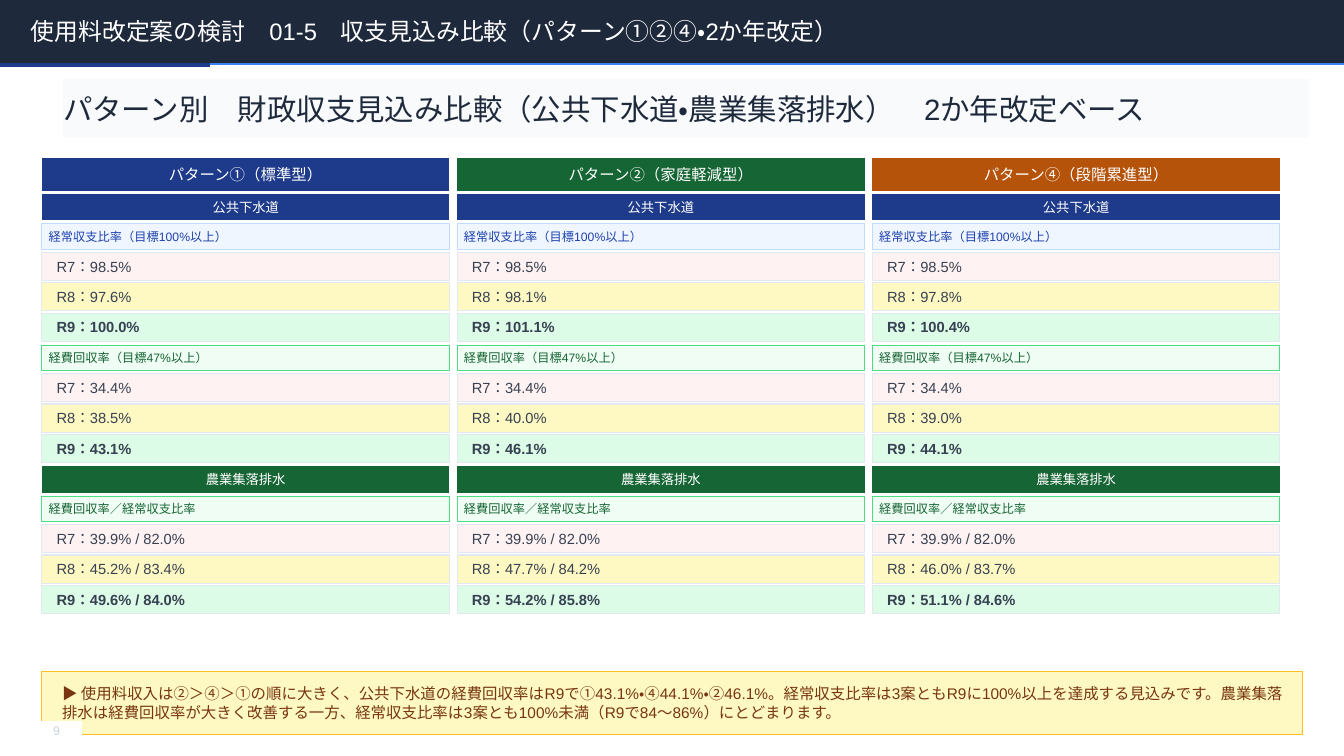
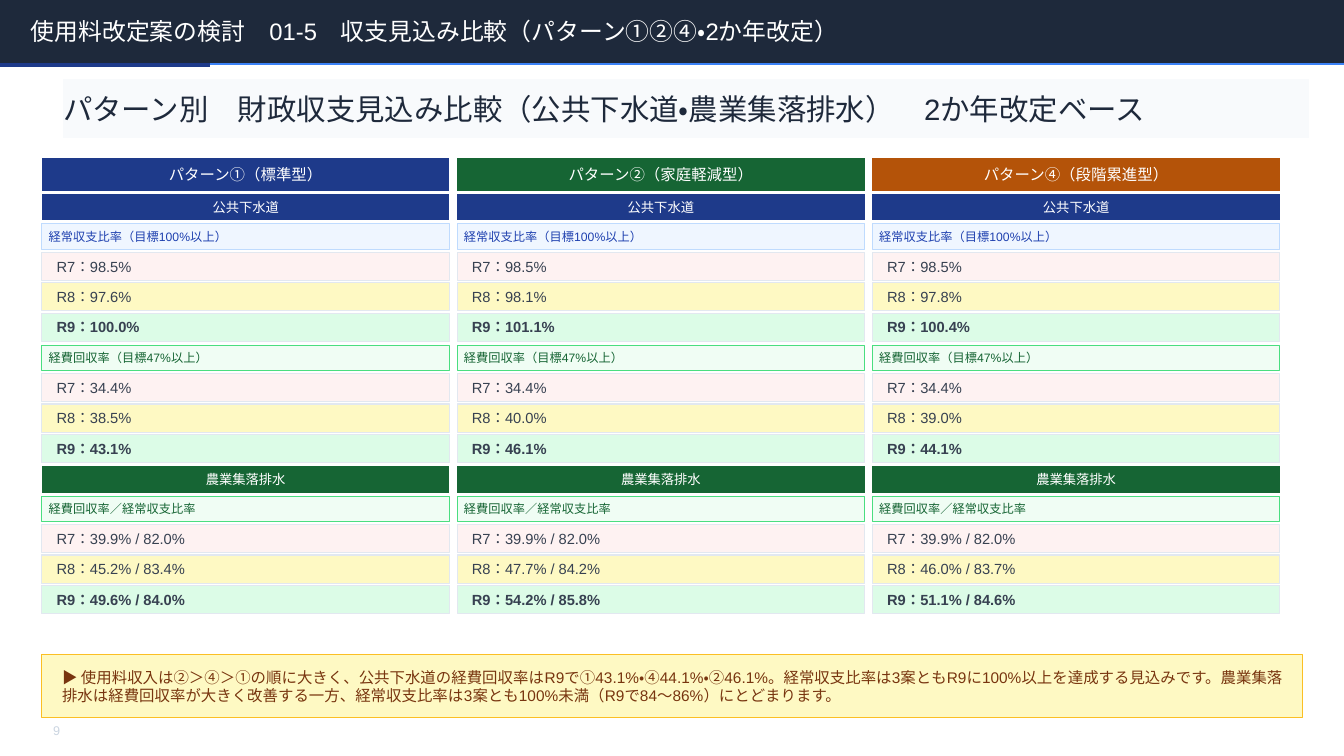
Before and after one commit to ryowakayama-gif/repository, a slide deck: slide 9 of rokko_sewage_council/output/六戸町_第2回審議会資料.pptx. Drawn at 1344x756 pixels with LibreOffice and Linux fonts; fonts in the diff are those of the drawing. Boxes give left, top, right and bottom in pixels: in the first picture for what was removed or moved away, otherwise in the second. Text is boxed around its words. In the diff, an @@ line names an element or a change of style, - is before the commit and + after.

```diff
--- a/rokko_sewage_council/output/六戸町_第2回審議会資料.pptx
+++ b/rokko_sewage_council/output/六戸町_第2回審議会資料.pptx
@@ freeform shape "▶ 使用料収入は②＞④＞①の順に大きく、公共下水道の経費回収率はR9で①43.1%・④44.1%・②46.1%。経常収支 ...": place and size @@
-freeform shape "▶ 使用料収入は②＞④＞①の順に大きく、公共下水道の経費回収率はR9で①43.1%・④44.1%・②46.1%。経常収支 ..." at (42, 671, 1303, 734)
+freeform shape "▶ 使用料収入は②＞④＞①の順に大きく、公共下水道の経費回収率はR9で①43.1%・④44.1%・②46.1%。経常収支 ..." at (42, 655, 1303, 718)
```
Also in this commit, not shown: 13 other slides changed, 5 other files.
